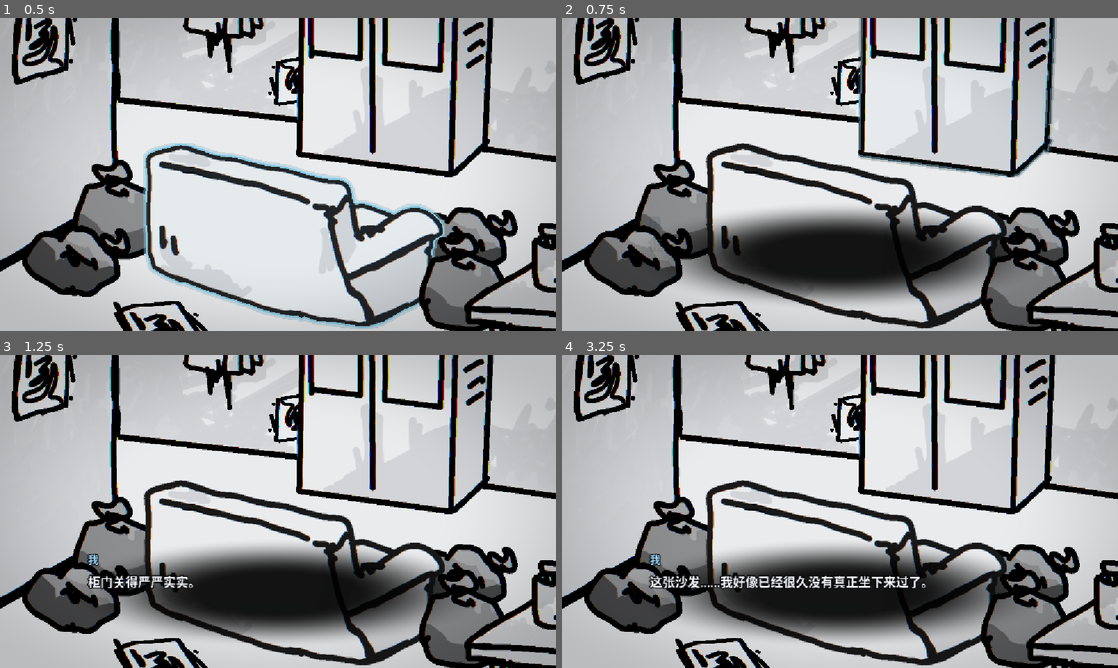
Above: before the commit, frames 1-4 (two rows, left to right).
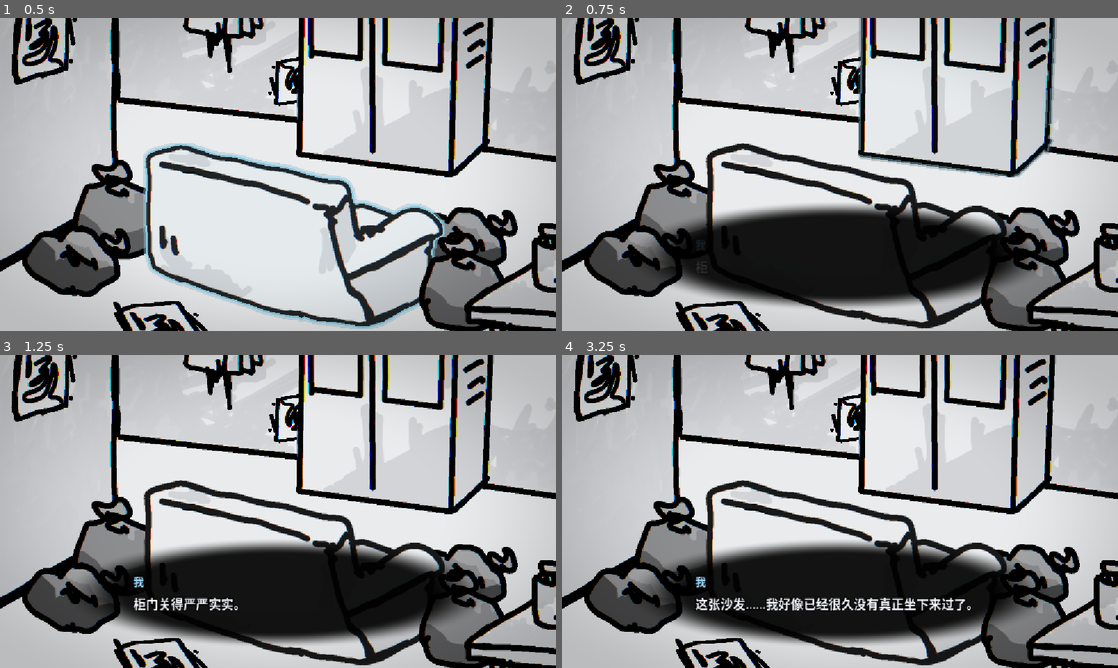
Above: after the commit, the same moments.

Repository: f0lkskill/LonelyRoom
Game: Godot game, scene res://main.tscn
The game is run twice, just before and just after one commit, with the same random seed, the same clock (stepped at 60 frames per second) and the same inputs.
Inputs (mouse positions are in pixels of both pictures, inside the frame that each line leads up to):
- Up to frame 1 (0.5 s): no input
- Up to frame 2 (0.75 s): tap Enter (ui_accept) at 0.5 s; move the mouse to (962, 158) at 0.52 s; click (962, 158) at 0.67 s
- Up to frame 3 (1.25 s): tap Enter (ui_accept) at 0.77 s
- Up to frame 4 (3.25 s): move the mouse to (728, 527) at 1.27 s; click (728, 527) at 1.42 s; tap Enter (ui_accept) at 1.52, 3.02 s; move the mouse to (895, 442) at 2.02 s; click (895, 442) at 2.17 s; move the mouse to (812, 574) at 2.77 s; click (812, 574) at 2.92 s

Frame 1 is identical in both runs. In frame 2, 10% of the frame differs, in the area x 14-86%, y 59-93%; in frame 3, 11%; in frame 4, 12%.

Commit message:
fix: 调整对话框背景包裹范围

Diff:
--- a/bin/asset/shader/dialogue_panel.gdshader
+++ b/bin/asset/shader/dialogue_panel.gdshader
@@ -5,7 +5,7 @@
 // 面板中心的最大不透明度。
 uniform float strength : hint_range(0.0, 1.0, 0.01) = 0.92;
 // 椭圆中心保持完全不透明的范围，之后开始向外衰减。
-uniform float softness : hint_range(0.05, 0.95, 0.01) = 0.35;
+uniform float softness : hint_range(0.05, 0.95, 0.01) = 0.7;
 
 void fragment() {
 	vec2 p = (UV - 0.5) * 2.0;
--- a/bin/scence/ui/dialogue_box.tscn
+++ b/bin/scence/ui/dialogue_box.tscn
@@ -6,7 +6,7 @@
 [sub_resource type="ShaderMaterial" id="ShaderMaterial_panel"]
 shader = ExtResource("2_shader")
 shader_parameter/strength = 0.92
-shader_parameter/softness = 0.35
+shader_parameter/softness = 0.7
 
 [node name="DialogueBox" type="Control"]
 visible = false
@@ -41,9 +41,9 @@
 anchors_preset = 15
 anchor_right = 1.0
 anchor_bottom = 1.0
-offset_left = 56.0
-offset_top = 28.0
-offset_right = -56.0
+offset_left = 150.0
+offset_top = 24.0
+offset_right = -150.0
 offset_bottom = -24.0
 grow_horizontal = 2
 grow_vertical = 2
@@ -52,6 +52,7 @@
 [node name="VBox" type="VBoxContainer" parent="Panel/Content"]
 layout_mode = 2
 mouse_filter = 2
+alignment = 1
 theme_override_constants/separation = 10
 
 [node name="SpeakerLabel" type="Label" parent="Panel/Content/VBox"]
@@ -65,7 +66,6 @@
 
 [node name="TextLabel" type="Label" parent="Panel/Content/VBox"]
 layout_mode = 2
-size_flags_vertical = 3
 mouse_filter = 2
 theme_override_colors/font_color = Color(0.96, 0.97, 1, 1)
 theme_override_colors/font_outline_color = Color(0, 0, 0, 1)
